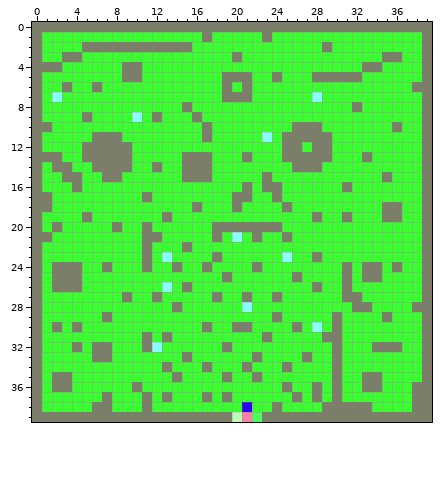
Two states of a pixel-art sprite, res/fases/fase3.png. That is the earlier state.
The file is 40x40 pixels.
After the commit:
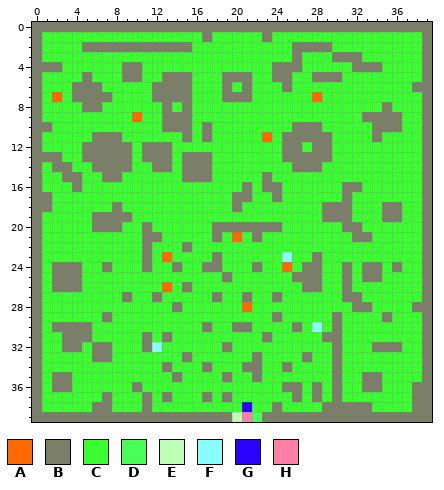
Palette (. is transparent): A #ff6a00  B #7c7f67  C #38ff2d  D #47ff56  E #bdffb5  F #89fffd  G #2a00ff  H #ff7fa9
Diff:
Changed rows in their new state; - is an unchanged pixel.
first column x 1:
 2 -------------------------BBB--------
 3 --CC---------------C-----B---BBB--CC
 4 -----------------------BBB-----B----
 5 ----B-------BBB---------B-----CC----
 6 --CBB------BBBB---------B-----------
 7 -A-BBBB----BBBB------------A--------
 8 ----BB------B------------------C--B-
 9 ----C----A-CBBBC----------------BBBB
10 ------------BBB------------------BB-
11 --------------B-------A----------B--
12 ----------BBB-----------------------
13 ----------BBB-------C-----------C---
14 ------------B-----------------------
15 ----------------------------------C-
16 -------------------------------B----
17 ----------C-------------------B-----
18 -------B-------C--------C---BBB-----
19 ----CBBBB---C--------------CBB------
20 -C---BB-----------------------BB----
21 C------------------A----C------BB---
23 ------------A-----------------------
24 -----------------B------A-BB--------
25 --------------------------BB--------
26 ------------A-------------B---------
28 --------------------A---------------
30 --B-B-------------------------------
31 --BBB-------------------------------
32 --B---------------------------------
34 ---------------------B--------------
36 -------------------------B----------
Pixel boxes of the changes (left, top, right, bottom) in both pictures:
changed: (42, 42, 402, 312)
changed: (62, 322, 92, 352)
changed: (252, 362, 302, 392)
